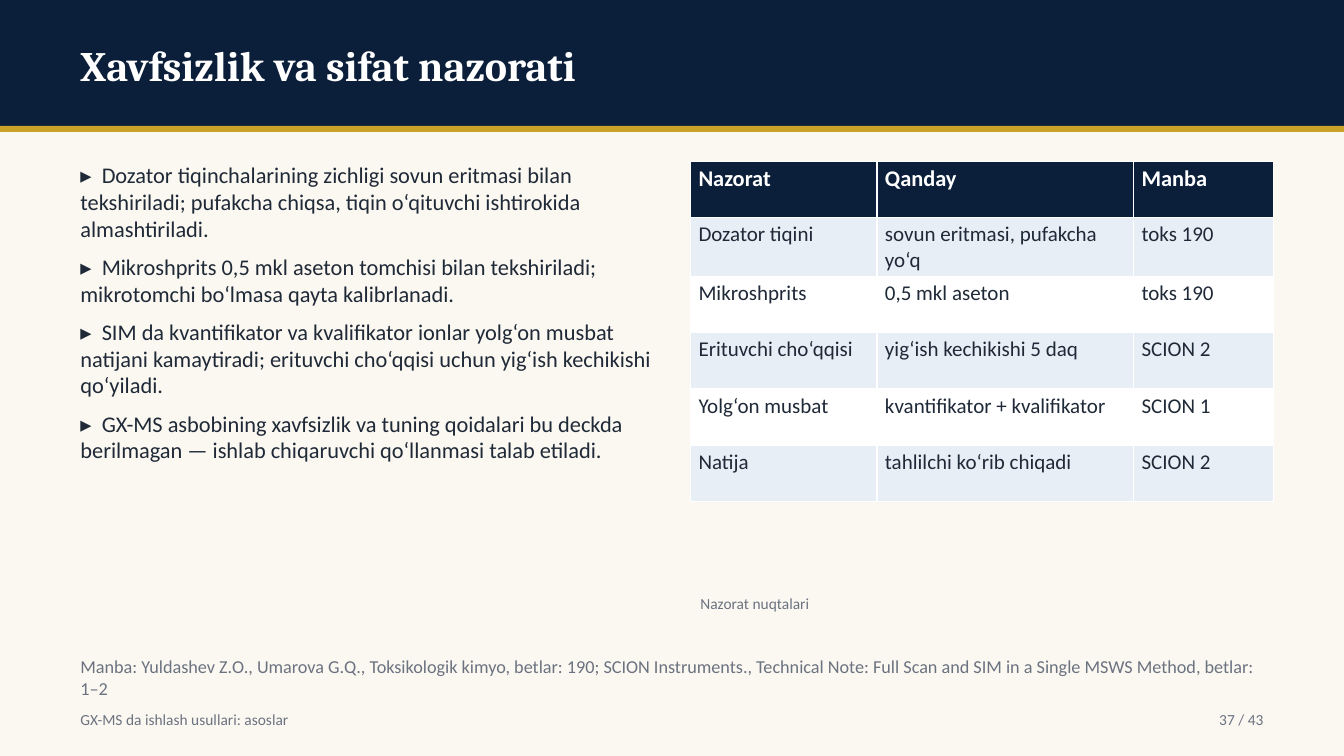
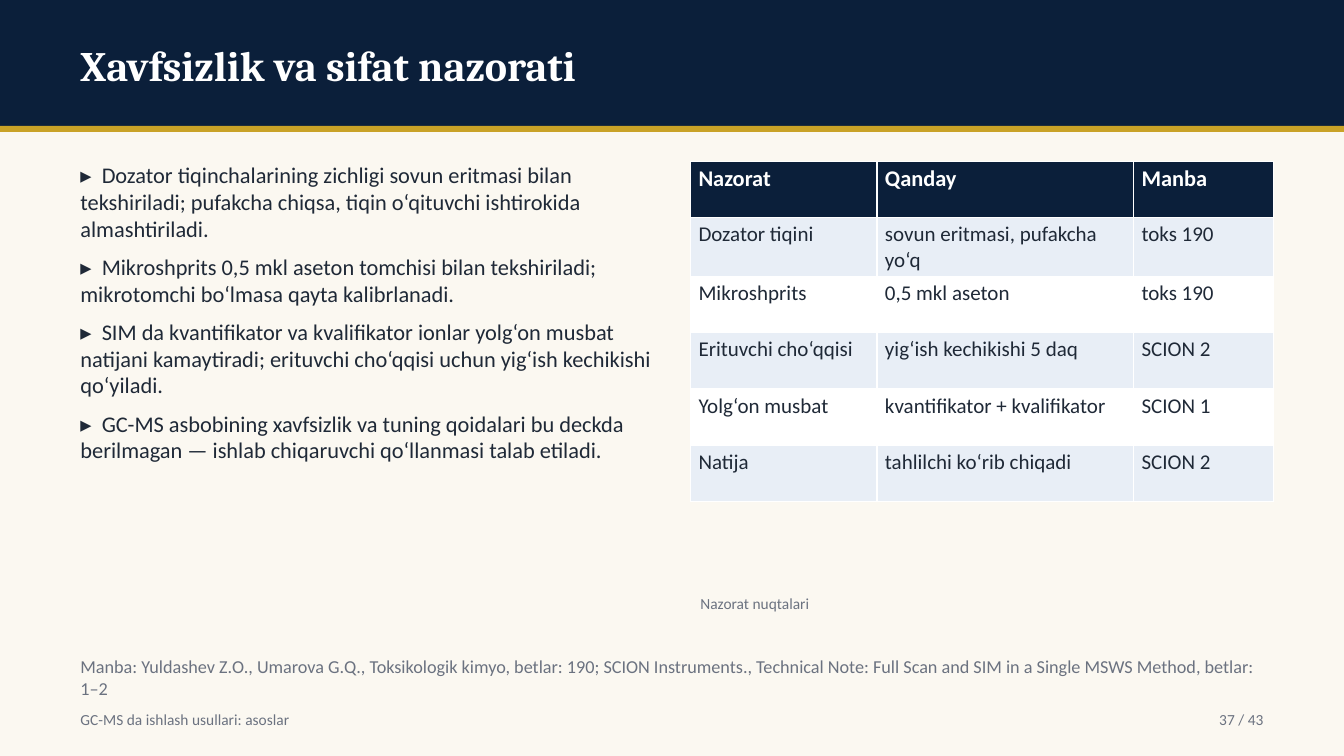
Before and after one commit to davlatsudekspert/forensic-expert, a slide deck: slide 37 of out/instr-03-gcms-asoslar.pptx. Drawn at 1344x756 pixels with LibreOffice and Linux fonts; fonts in the diff are those of the drawing. Boxes give left, top, right and bottom in pixels: in the first picture for what was removed or moved away, otherwise in the second. Text is boxed around its words. In the diff, an @@ line names an element or a change of style, - is before the commit and + after.

```diff
--- a/out/instr-03-gcms-asoslar.pptx
+++ b/out/instr-03-gcms-asoslar.pptx
@@ text at [80, 416, 623, 462]: text changed @@
-▸ GX-MS asbobining xavfsizlik va tuning qoidalari bu deckda berilmagan — ishlab chiqaruvchi qo‘llanmasi talab etiladi.
+▸ GC-MS asbobining xavfsizlik va tuning qoidalari bu deckda berilmagan — ishlab chiqaruvchi qo‘llanmasi talab etiladi.
@@ text at [80, 714, 289, 725]: text changed @@
-GX-MS da ishlash usullari: asoslar
+GC-MS da ishlash usullari: asoslar
```
Also in this commit, not shown: 42 other slides changed, 4 other files.
